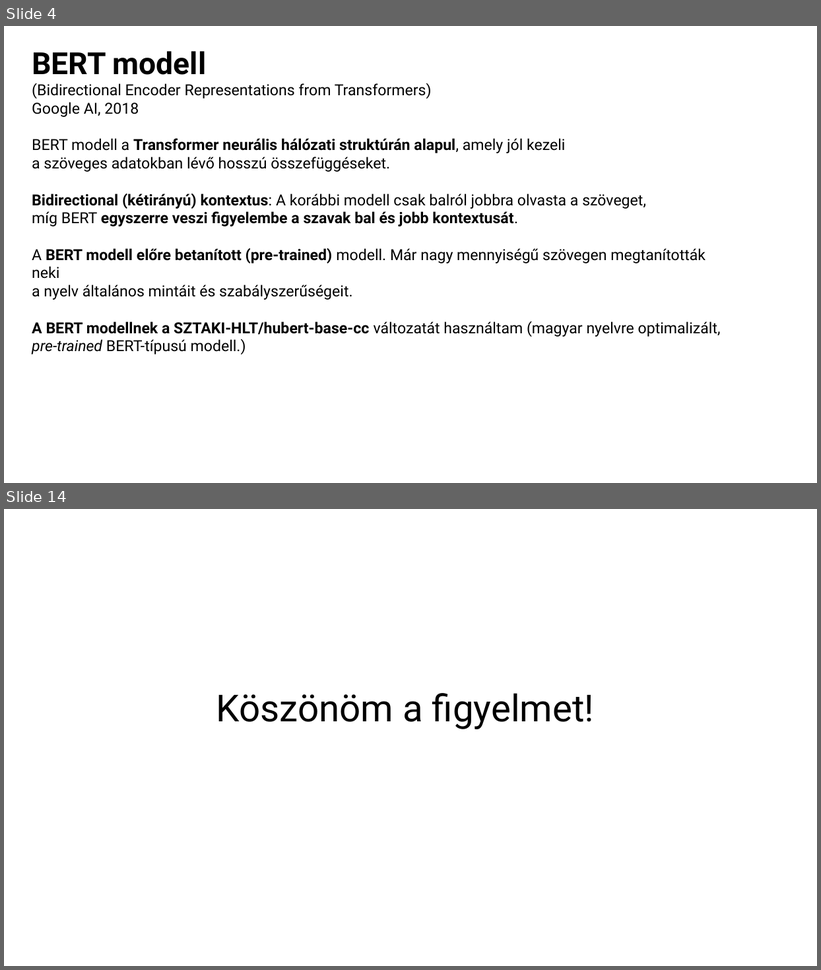
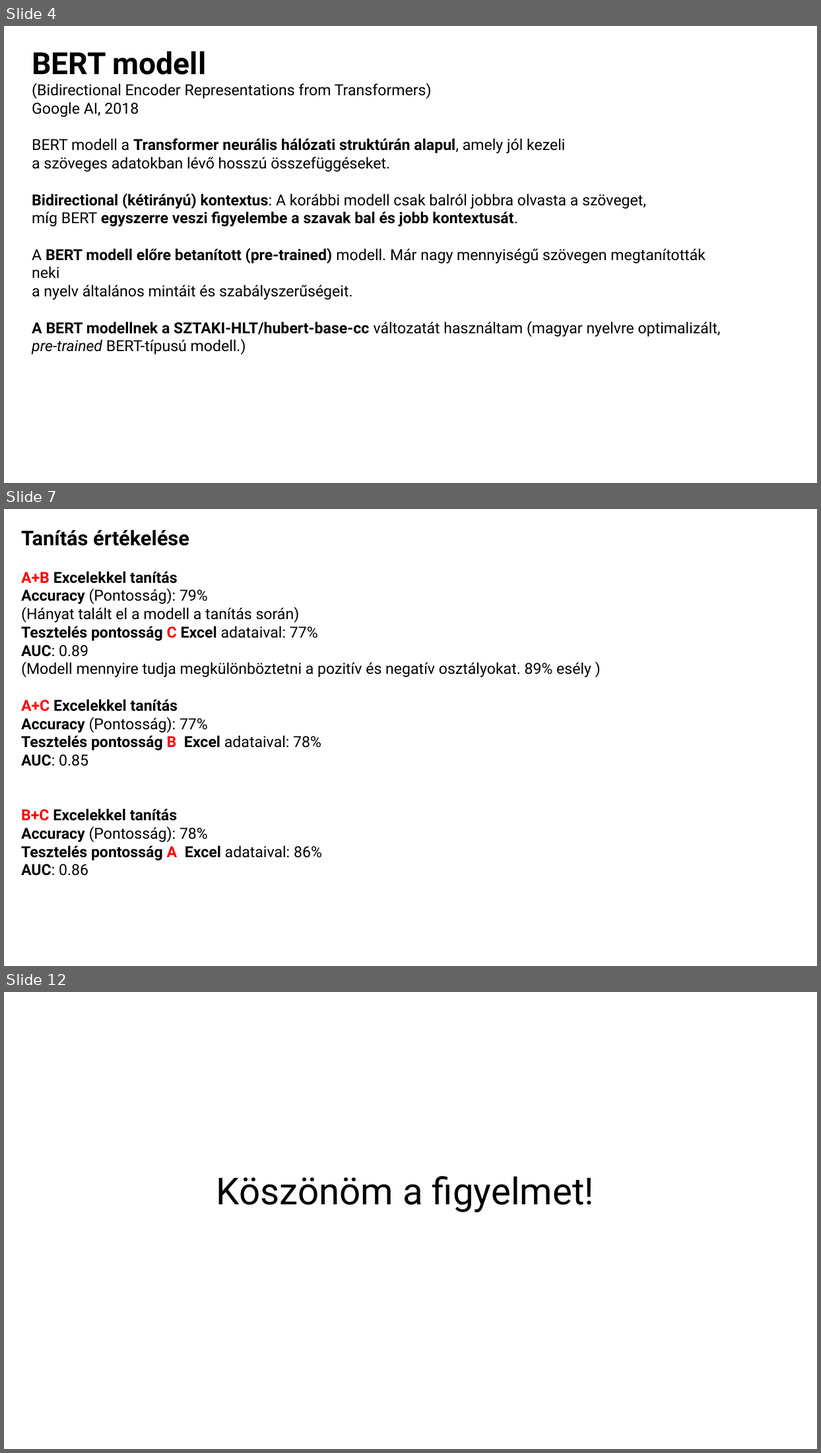
Before and after one commit to minorharpman/erzelemelemzes, a slide deck: Erzelemelemzes.pptx. Shown one above the other, each under a label of ours: slides 4 and 14 before the commit, slides 4, 7 and 12 after it; the slides between them are not shown. The pictures are 821x970 and 821x1453 pixels, drawn with LibreOffice and Linux fonts; fonts in the diff are those of the drawing. Boxes give left, top, right and bottom in pixels: in the first picture for what was removed or moved away, otherwise in the second. Text is boxed around its words. In the diff, an @@ line names an element or a change of style, - is before the commit and + after.

```diff
--- a/Erzelemelemzes.pptx
+++ b/Erzelemelemzes.pptx
@@ slide 7 added at bbox=[4, 509, 817, 966], background #FFFFFF @@
@@ text added at bbox=[21, 530, 591, 876], 18 pt, text #000000 @@
+Tanítás értékelése
+A+B Excelekkel tanítás
+Accuracy (Pontosság): 79%
+(Hányat talált el a modell a tanítás során)
+Tesztelés pontosság C Excel adataival: 77%
+AUC: 0.89
+(Modell mennyire tudja megkülönböztetni a pozitív és negatív osztályokat. 89% esély )
+A+C Excelekkel tanítás
+Accuracy (Pontosság): 77%
+Tesztelés pontosság B Excel adataival: 78%
+AUC: 0.85
+B+C Excelekkel tanítás
+Accuracy (Pontosság): 78%
+Tesztelés pontosság A Excel adataival: 86%
+AUC: 0.86
@@ what was slide 14 is now slide 12 @@
```
Also in this commit, not shown: 5 slides changed, 3 other slides added, 6 slides removed, 1 other file.
